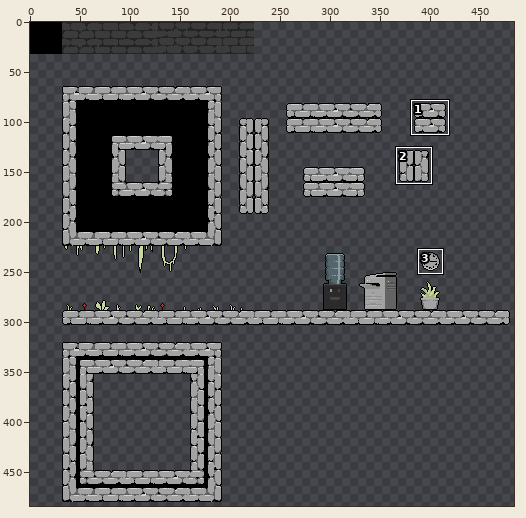
One commit to this sprite sheet: assets/sprites/tilesetv2.png. Above: a wide view before the commit, with the close-up outlined.
Close-up. The starting point:
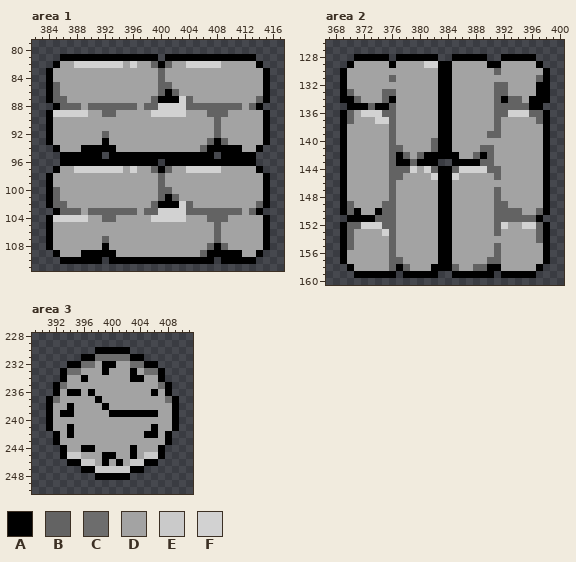
The file is 512x512 pixels. Colours within 5 levels of each other are drawn and written as one. Shown: area 1: x 382..417, y 79..111; area 2: x 367..400, y 126..160; area 3: x 389..411, y 228..250. The wide view leaves out empty margins. The commit also changed other parts of the picture, which this record leaves out.
Palette (. is transparent): A #000000  B #636363  C #6d6d6d  D #a3a3a3  E #cacaca  F #d2d2d2
After:
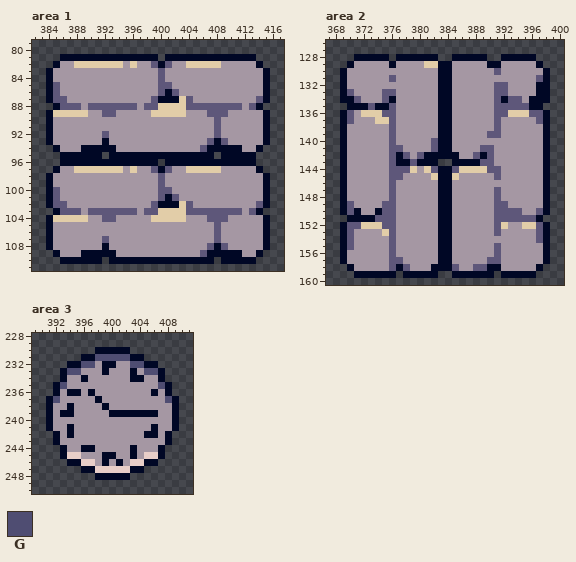
Colours new in this view: G #4f4d72
Change:
Colour A changes from #000000 to #000725.
Colour B changes from #636363 to #5e577a.
Colour D changes from #a3a3a3 to #a597a3.
Colour E changes from #cacaca to #e8cec8.
Colour F changes from #d2d2d2 to #e2cda8.
Area 3:
Colour C becomes colour G in row 231 at x 398 to 402; in row 232 at x 396 to 397 and 403 to 404; in row 233 at x 394 to 395 and 405 to 406; in row 235 at x 393 and 407; in row 237 at x 392 and 408.
Boxes around the changes in both close-ups, in picture pixels (x1, y1, x2, y2):
changed: (46, 54, 270, 264)
changed: (340, 54, 550, 278)
changed: (46, 347, 179, 480)
